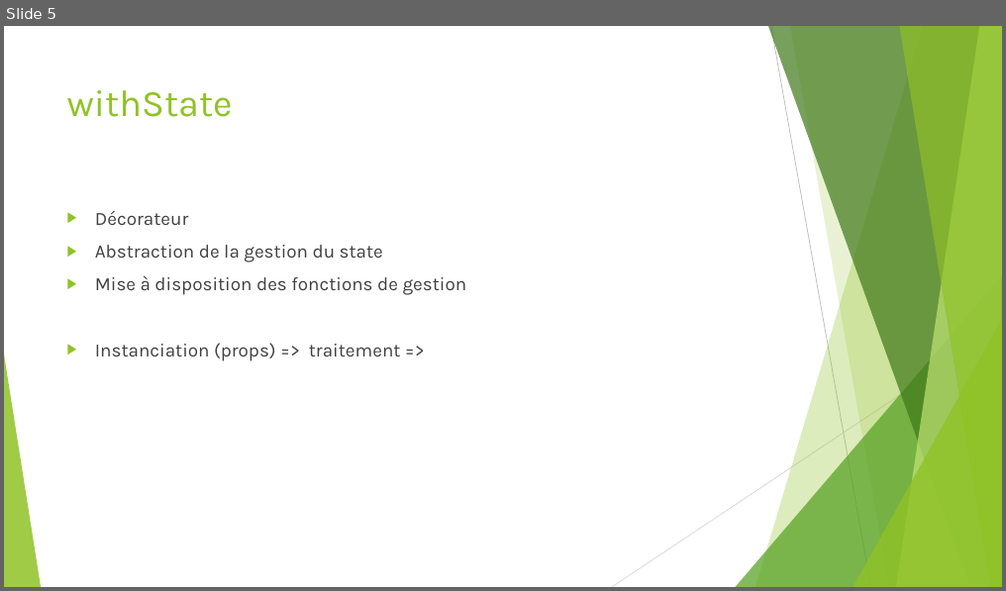
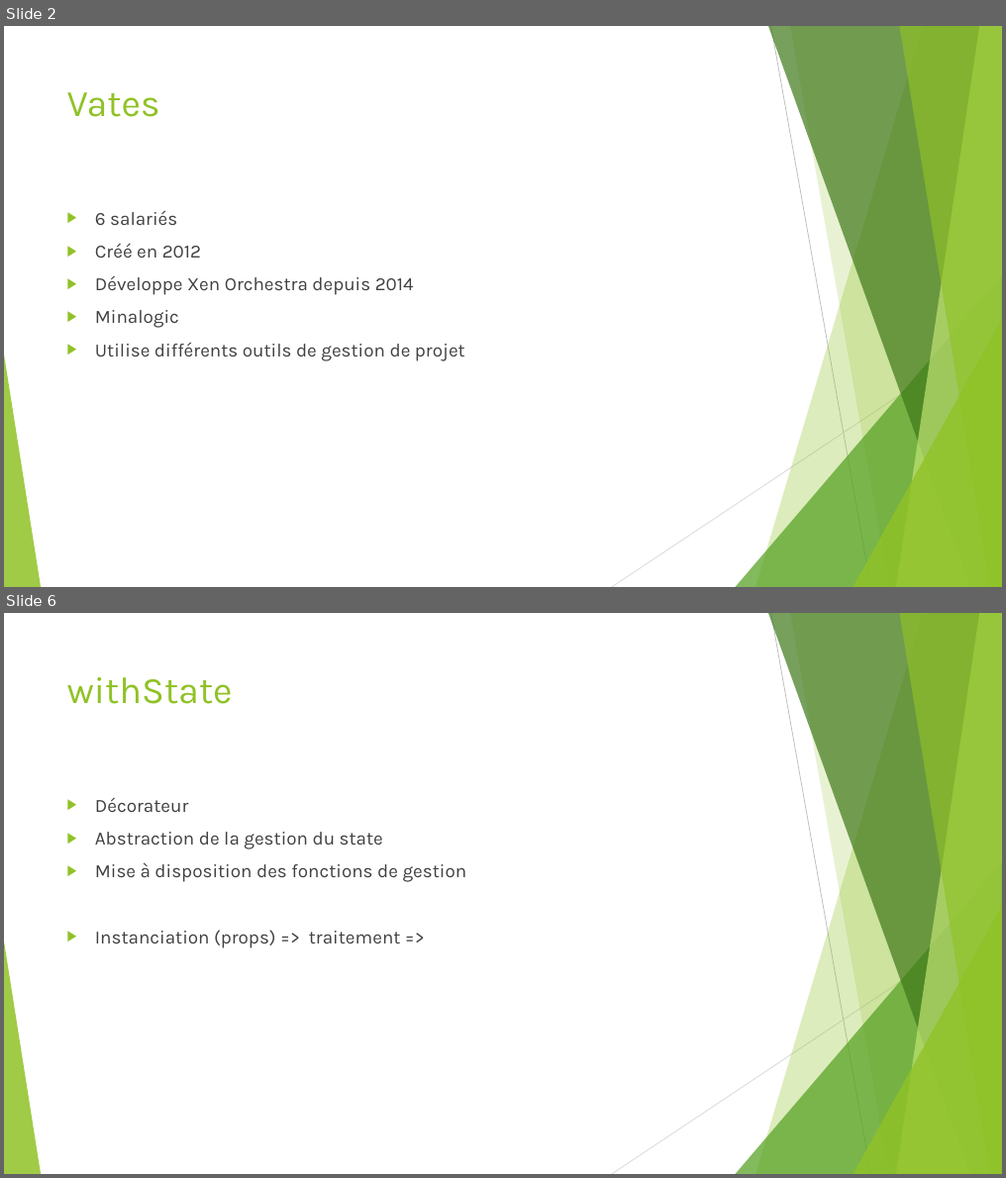
Before and after one commit to BCedric/journalStage, a slide deck: soutenance.pptx. Shown one above the other, each under a label of ours: slide 5 before the commit, slides 2 and 6 after it; the slides between them are not shown. The pictures are 1006x591 and 1006x1178 pixels, drawn with LibreOffice and Linux fonts; fonts in the diff are those of the drawing. Boxes give left, top, right and bottom in pixels: in the first picture for what was removed or moved away, otherwise in the second. Text is boxed around its words. In the diff, an @@ line names an element or a change of style, - is before the commit and + after.

```diff
--- a/soutenance.pptx
+++ b/soutenance.pptx
@@ slide 2 added at (4,26,1002,587), background #FFFFFF; not listed: 10 template elements that a slide beside it also shows @@
@@ title added at (67,92,160,117), 36 pt, text #90C226 @@
+Vates
@@ text added at (95,210,465,362), 18 pt, text #404040 @@
+▶ 6 salariés
+▶ Créé en 2012
+▶ Développe Xen Orchestra depuis 2014
+▶ Minalogic
+▶ Utilise différents outils de gestion de projet
@@ what was slide 5 is now slide 6 @@
```
Also in this commit, not shown: 2 slides changed, 3 other slides added, 2 slides removed.
